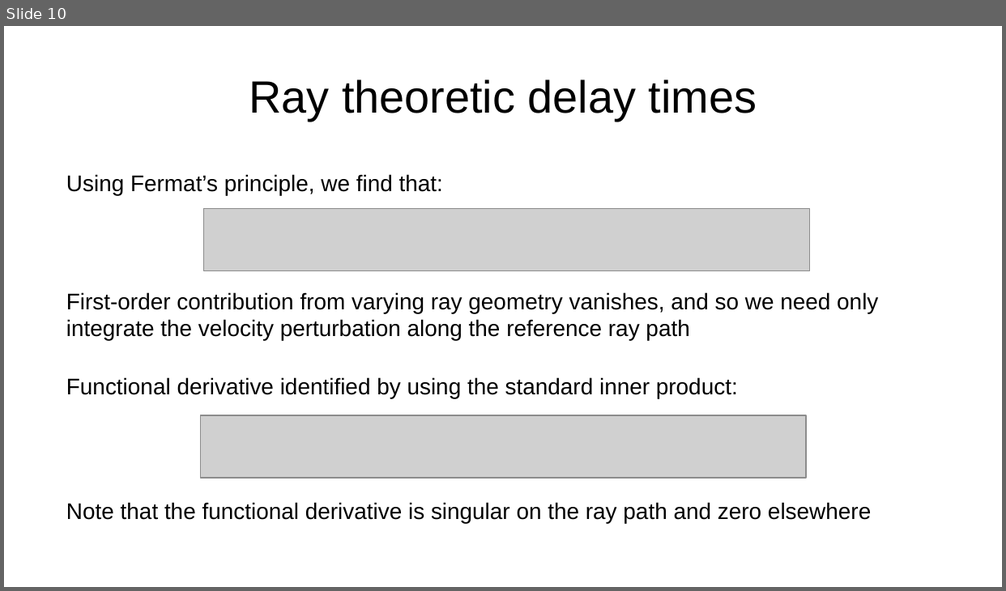
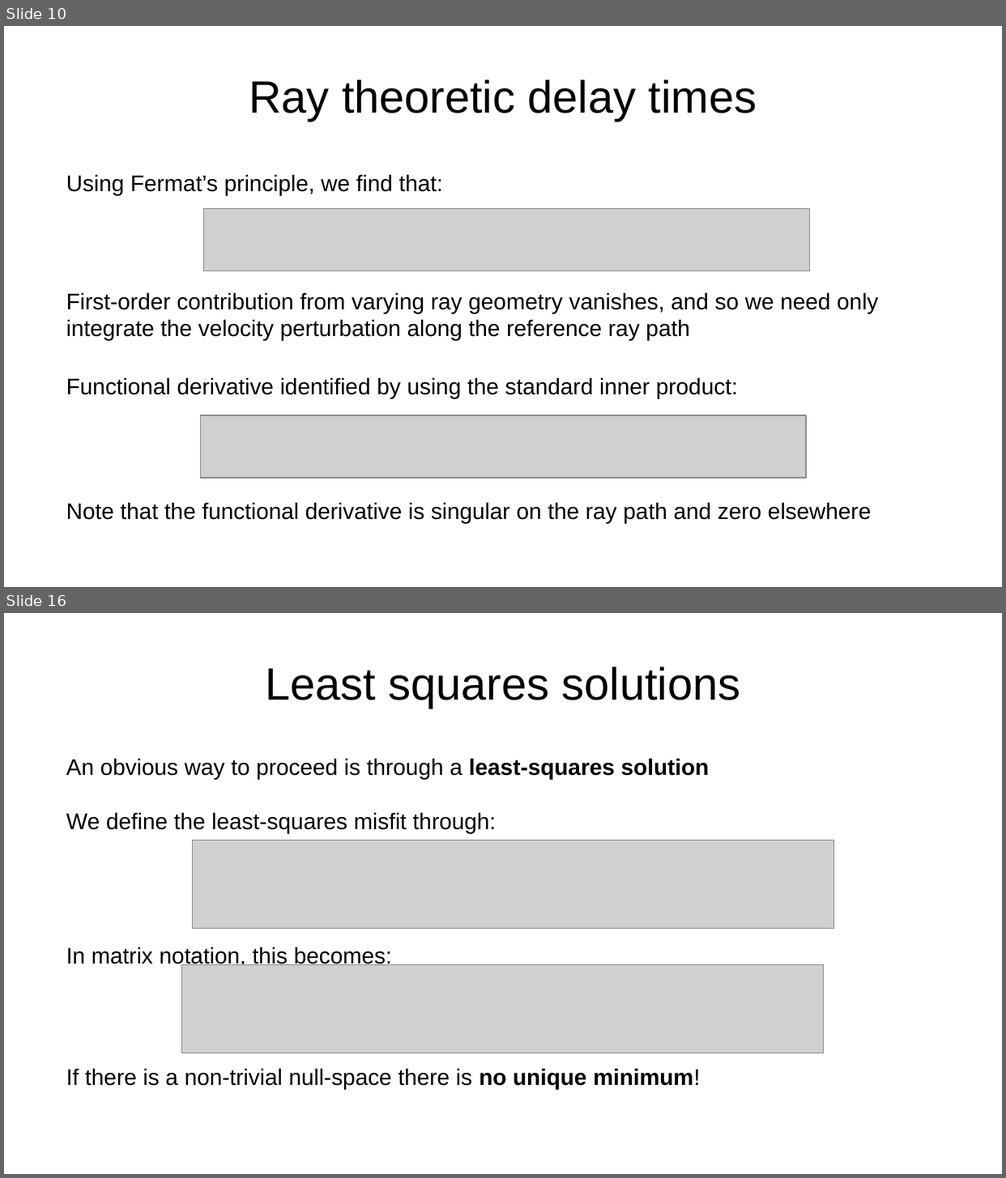
Before and after one commit to da380/PEPLectures, a slide deck: slides/slides7.odp. Shown one above the other, each under a label of ours: slide 10 before the commit, slides 10 and 16 after it; the slides between them are not shown. The pictures are 1006x591 and 1006x1178 pixels, drawn with LibreOffice and Linux fonts; fonts in the diff are those of the drawing; grey boxes stand for pictures. Boxes give left, top, right and bottom in pixels: in the first picture for what was removed or moved away, otherwise in the second. Text is boxed around its words. In the diff, an @@ line names an element or a change of style, - is before the commit and + after.

```diff
--- a/slides/slides7.odp
+++ b/slides/slides7.odp
@@ slide 16 added at (x1=4, y1=613, x2=1002, y2=1174), background #FFFFFF @@
@@ title added at (x1=265, y1=666, x2=740, y2=708), 36 pt, text #000000 @@
+Least squares solutions
@@ text added at (x1=66, y1=758, x2=709, y2=833), 18 pt, text #000000 @@
+An obvious way to proceed is through a least-squares solution
+We define the least-squares misfit through:
@@ picture added at (x1=193, y1=841, x2=834, y2=929) @@
@@ text added at (x1=66, y1=947, x2=392, y2=968), 18 pt, text #000000 @@
+In matrix notation, this becomes:
@@ picture added at (x1=181, y1=965, x2=824, y2=1054) @@
@@ text added at (x1=66, y1=1068, x2=700, y2=1089), 18 pt, text #000000 @@
+If there is a non-trivial null-space there is no unique minimum!
```
Also in this commit, not shown: 1 slide changed, 18 other slides added, 3 other files.
